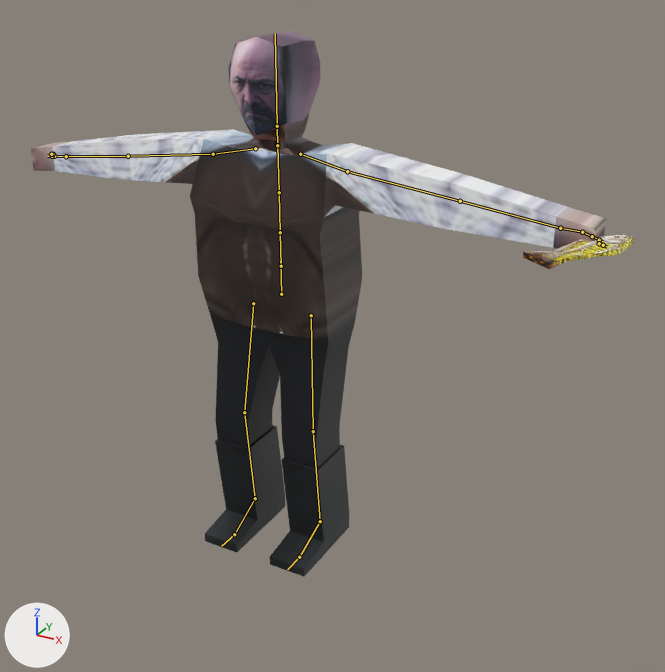
What one commit did to the FBX model 3D Models/MixamoRuiz.fbx.
Camera for both pictures: a camera (50 mm lens) standing at (10.19, -16.18, 13.48) and looking at (1.64, -0.64, 5.71). The axes (+X, +Y, +Z) are drawn at lower left. The lights are the same throughout. The first picture is the older version. The bones that change, and the others that lie on the model, are drawn over the model as lines.

Objects in the first picture: 'PeineDorado', 'PeineFeo', 'Ruiz'.
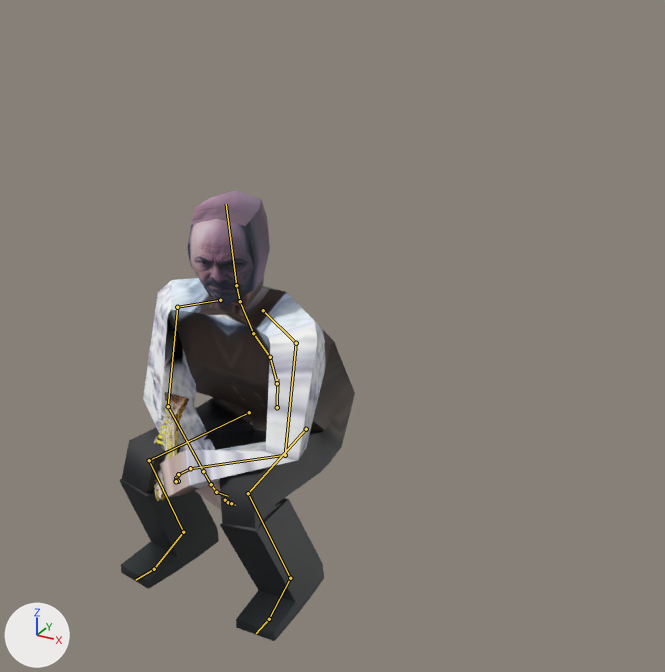
The newer file adds an action. The first version stands in its rest pose; the second is drawn at frame 1 of the action 'Armature|Armature.001|Armature|Sit'.

Changed parts and their boxes [x1, y1, x2, y2] in the pictures (665 x 672 px):
'Ruiz', posed (59% narrower, 17% shorter): before [31, 31, 606, 577]; after [119, 190, 355, 641]
'PeineDorado', posed: before [523, 236, 634, 269]; after [154, 392, 189, 501]
'PeineFeo', posed: before [535, 235, 632, 258]; after [154, 403, 182, 500]
bone 'mixamorig:Hips', root to tip: before (281, 294) to (280, 261); after (277, 407) to (277, 379)
bone 'mixamorig:Spine', root to tip: before (281, 266) to (280, 232); after (277, 383) to (270, 357)
bone 'mixamorig:Spine1', root to tip: before (280, 232) to (279, 192); after (270, 357) to (253, 333)
bone 'mixamorig:Spine2', root to tip: before (279, 192) to (277, 144); after (253, 333) to (239, 300)
bone 'mixamorig:Neck', root to tip: before (277, 145) to (277, 126); after (240, 301) to (236, 285)
bone 'mixamorig:Head', root to tip: before (277, 126) to (275, 33); after (236, 285) to (226, 204)
bone 'mixamorig:LeftShoulder', root to tip: before (300, 154) to (347, 171); after (263, 310) to (296, 343)
bone 'mixamorig:LeftArm', root to tip: before (347, 171) to (460, 201); after (296, 343) to (285, 455)
bone 'mixamorig:LeftForeArm', root to tip: before (460, 201) to (560, 228); after (285, 455) to (190, 468)
bone 'mixamorig:LeftHand', root to tip: before (560, 228) to (582, 232); after (190, 468) to (178, 474)
bone 'mixamorig:LeftHandIndex1', root to tip: before (582, 232) to (592, 236); after (178, 474) to (176, 478)
bone 'mixamorig:LeftHandIndex2', root to tip: before (592, 236) to (599, 239); after (176, 478) to (175, 479)
bone 'mixamorig:LeftHandIndex3', root to tip: before (599, 240) to (602, 241); after (177, 480) to (174, 480)
bone 'mixamorig:RightShoulder', root to tip: before (255, 148) to (213, 154); after (220, 300) to (177, 307)
bone 'mixamorig:RightArm', root to tip: before (213, 154) to (128, 156); after (177, 307) to (168, 406)
bone 'mixamorig:RightForeArm', root to tip: before (128, 156) to (66, 156); after (168, 406) to (203, 471)
bone 'mixamorig:RightHand', root to tip: before (66, 156) to (54, 156); after (203, 471) to (211, 484)
bone 'mixamorig:RightHandIndex1', root to tip: before (54, 156) to (52, 156); after (211, 484) to (216, 492)
bone 'mixamorig:RightHandIndex2', root to tip: before (52, 156) to (47, 156); after (216, 492) to (228, 496)
bone 'mixamorig:LeftUpLeg', root to tip: before (311, 315) to (313, 431); after (306, 429) to (248, 493)
bone 'mixamorig:LeftLeg', root to tip: before (313, 431) to (320, 521); after (248, 493) to (290, 578)
bone 'mixamorig:LeftFoot', root to tip: before (320, 521) to (299, 557); after (290, 578) to (269, 619)
bone 'mixamorig:RightUpLeg', root to tip: before (253, 303) to (244, 412); after (249, 412) to (149, 460)
bone 'mixamorig:RightLeg', root to tip: before (244, 412) to (255, 498); after (149, 460) to (183, 532)
bone 'mixamorig:RightFoot', root to tip: before (255, 498) to (234, 534); after (183, 532) to (154, 569)

The edits, one by one:
Bone 'mixamorig:Hips' (bone_mixamorig_hips) moves from (0.0, 0.0, 0.0) to (-2.0, -271.0, 28.0).
Bone 'mixamorig:Hips' (bone_mixamorig_hips) turns from (0, 0, 0) to (3, 4, -4) degrees about its own x, y and z.
Bone 'mixamorig:Spine' (bone_mixamorig_spine) turns from (0, 0, 0) to (12, -13, 5) degrees about its own x, y and z.
Bone 'mixamorig:Spine1' (bone_mixamorig_spine1) turns from (0, 0, 0) to (17, 5, 2) degrees about its own x, y and z.
Bone 'mixamorig:Spine2' (bone_mixamorig_spine2) turns from (0, 0, 0) to (-8, 0, -5) degrees about its own x, y and z.
Bone 'mixamorig:Neck' (bone_mixamorig_neck) turns from (0, 0, 0) to (-10, -2, -1) degrees about its own x, y and z.
Bone 'mixamorig:Head' (bone_mixamorig_head) turns from (0, 0, 0) to (-7, 23, -2) degrees about its own x, y and z.
Bone 'mixamorig:LeftShoulder' (bone_mixamorig_leftshoulder) turns from (0, 0, 0) to (0, 5, 23) degrees about its own x, y and z.
Bone 'mixamorig:LeftArm' (bone_mixamorig_leftarm) turns from (0, 0, 0) to (52, -8, 52) degrees about its own x, y and z.
Bone 'mixamorig:LeftForeArm' (bone_mixamorig_leftforearm) turns from (0, 0, 0) to (-12, 32, 67) degrees about its own x, y and z.
Bone 'mixamorig:LeftHand' (bone_mixamorig_lefthand) turns from (0, 0, 0) to (40, 0, -6) degrees about its own x, y and z.
Bone 'mixamorig:LeftHandIndex1' (bone_mixamorig_lefthandindex1) turns from (0, 0, 0) to (12, 2, -2) degrees about its own x, y and z.
Bone 'mixamorig:LeftHandIndex2' (bone_mixamorig_lefthandindex2) turns from (0, 0, 0) to (5, -3, 13) degrees about its own x, y and z.
Bone 'mixamorig:LeftHandIndex3' (bone_mixamorig_lefthandindex3) turns from (0, 0, 0) to (-35, 8, -1) degrees about its own x, y and z.
Bone 'mixamorig:RightShoulder' (bone_mixamorig_rightshoulder) turns from (0, 0, 0) to (0, -6, -15) degrees about its own x, y and z.
Bone 'mixamorig:RightArm' (bone_mixamorig_rightarm) turns from (0, 0, 0) to (52, -1, -58) degrees about its own x, y and z.
Bone 'mixamorig:RightForeArm' (bone_mixamorig_rightforearm) turns from (0, 0, 0) to (-8, -29, -68) degrees about its own x, y and z.
Bone 'mixamorig:RightHand' (bone_mixamorig_righthand) turns from (0, 0, 0) to (36, 2, 25) degrees about its own x, y and z.
Bone 'mixamorig:RightHandIndex1' (bone_mixamorig_righthandindex1) turns from (0, 0, 0) to (-32, -1, -3) degrees about its own x, y and z.
Bone 'mixamorig:RightHandIndex2' (bone_mixamorig_righthandindex2) turns from (0, 0, 0) to (-16, 0, -31) degrees about its own x, y and z.
Bone 'mixamorig:LeftUpLeg' (bone_mixamorig_leftupleg) turns from (0, 0, 0) to (85, 1, 14) degrees about its own x, y and z.
Bone 'mixamorig:LeftLeg' (bone_mixamorig_leftleg) turns from (0, 0, 0) to (-92, -2, -1) degrees about its own x, y and z.
Bone 'mixamorig:LeftFoot' (bone_mixamorig_leftfoot) turns from (0, 0, 0) to (12, -11, -4) degrees about its own x, y and z.
Bone 'mixamorig:RightUpLeg' (bone_mixamorig_rightupleg) turns from (0, 0, 0) to (81, 23, 0) degrees about its own x, y and z.
Bone 'mixamorig:RightLeg' (bone_mixamorig_rightleg) turns from (0, 0, 0) to (-92, 2, 7) degrees about its own x, y and z.
Bone 'mixamorig:RightFoot' (bone_mixamorig_rightfoot) turns from (0, 0, 0) to (13, 2, 1) degrees about its own x, y and z.
